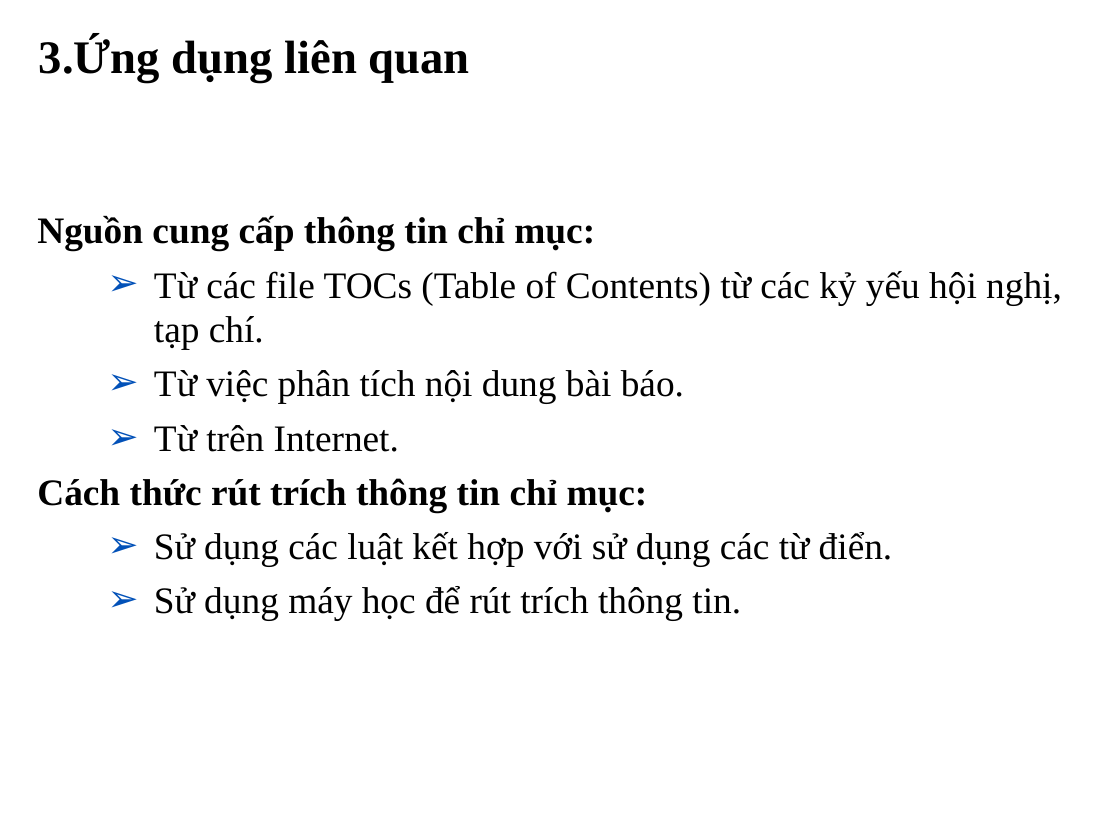
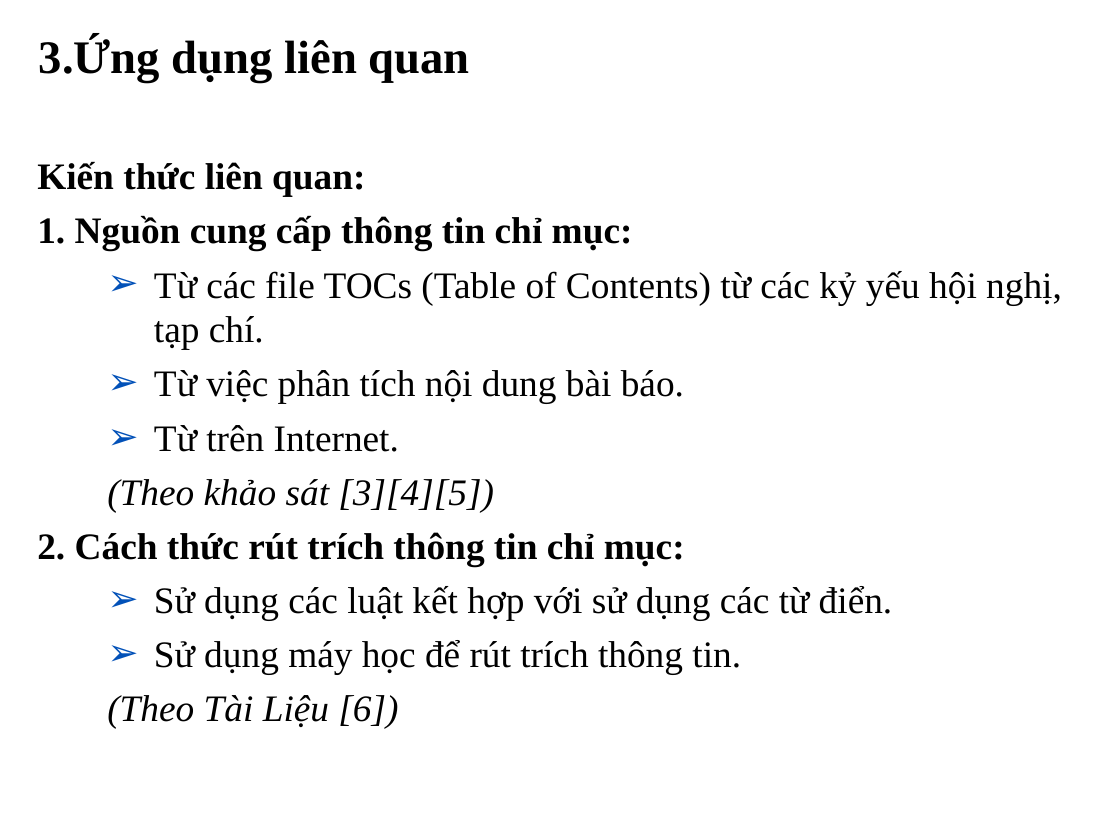
Before and after one commit to tiendv/detaitotnghiep, a slide deck: slide 5 of Report/Slide Baove/Final_slide.ppt. Drawn at 1120x840 pixels with LibreOffice and Linux fonts; fonts in the diff are those of the drawing; background and template pictures are left out. Boxes give left, top, right and bottom in pixels: in the first picture for what was removed or moved away, otherwise in the second. Text is boxed around its words. In the diff, an @@ line names an element or a change of style, - is before the commit and + after.

```diff
--- a/Report/Slide Baove/Final_slide.ppt
+++ b/Report/Slide Baove/Final_slide.ppt
@@ text at (x1=37, y1=161, x2=633, y2=251): text changed @@
-Nguồn cung cấp thông tin chỉ mục:
+Kiến thức liên quan:
+1. Nguồn cung cấp thông tin chỉ mục:
@@ text at (x1=37, y1=479, x2=685, y2=566): text changed @@
-Cách thức rút trích thông tin chỉ mục:
+  (Theo khảo sát [3][4][5])
+2. Cách thức rút trích thông tin chỉ mục:
@@ text at (x1=107, y1=695, x2=398, y2=729): paragraph added @@
+  (Theo Tài Liệu [6])
```
Also in this commit, not shown: 11 other slides changed, 1 slide added.
